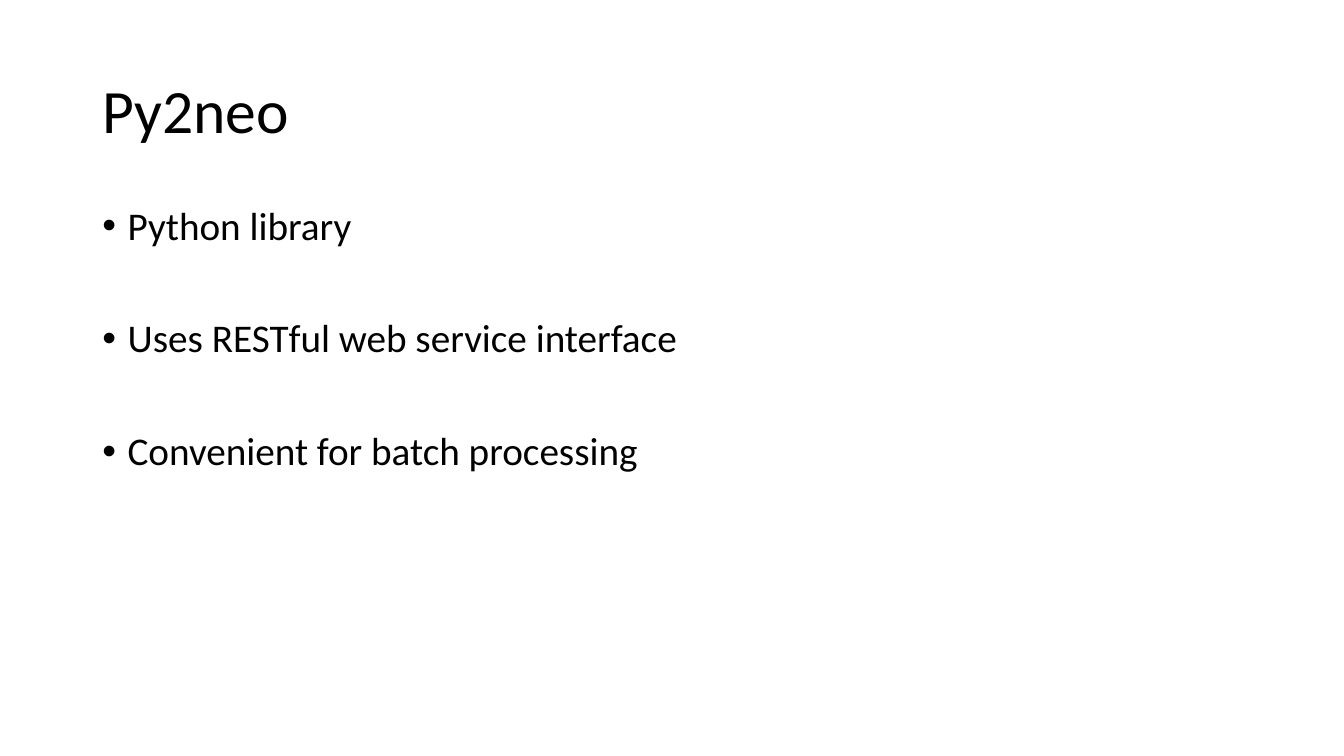
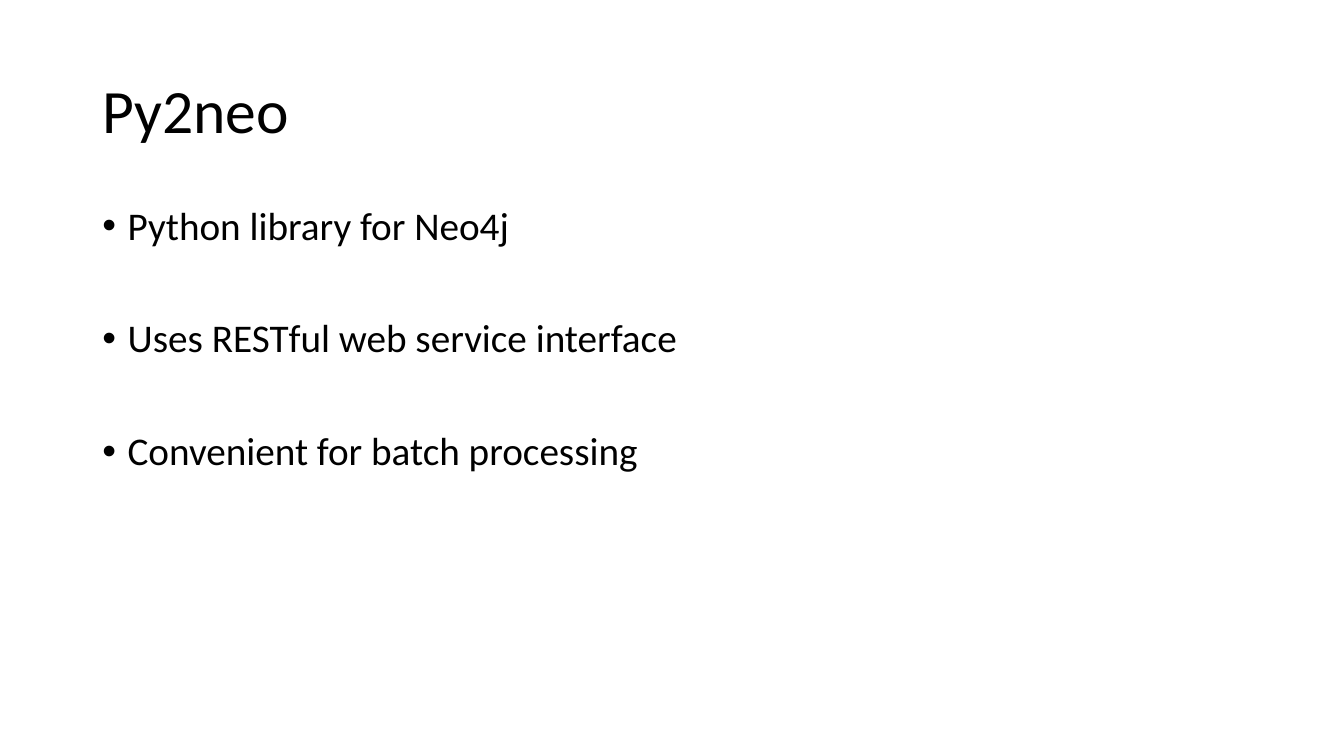
Before and after one commit to guptha-/sigmod, a slide deck: slide 3 of reports/Presentation.pptx. Drawn at 1344x756 pixels with LibreOffice and Linux fonts; fonts in the diff are those of the drawing. Boxes give left, top, right and bottom in pixels: in the first picture for what was removed or moved away, otherwise in the second. Text is boxed around its words. In the diff, an @@ line names an element or a change of style, - is before the commit and + after.

```diff
--- a/reports/Presentation.pptx
+++ b/reports/Presentation.pptx
@@ text at bbox=[128, 212, 509, 247]: text changed @@
-• Python library
+• Python library for Neo4j
```
Also in this commit, not shown: 6 other slides changed, 2 slides added, 1 other file.
